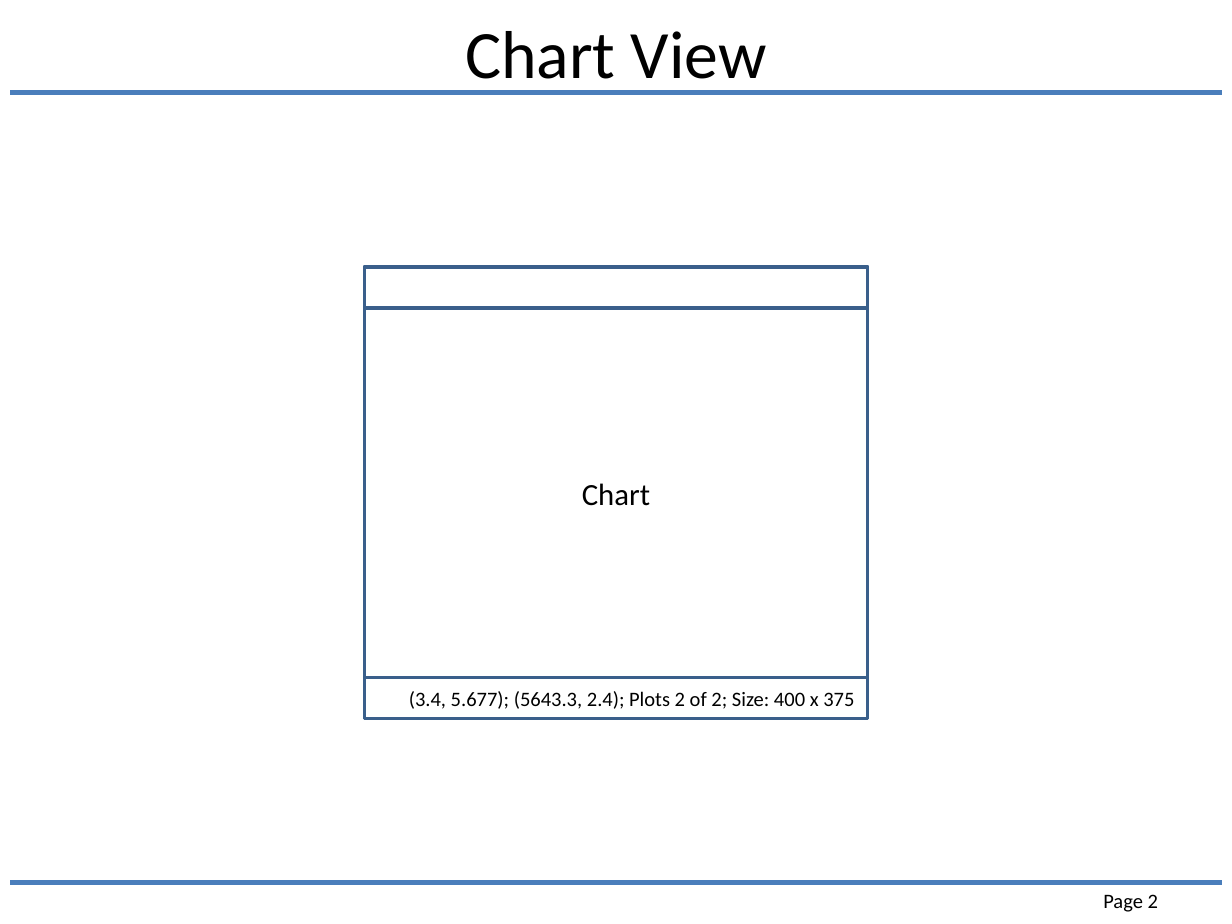
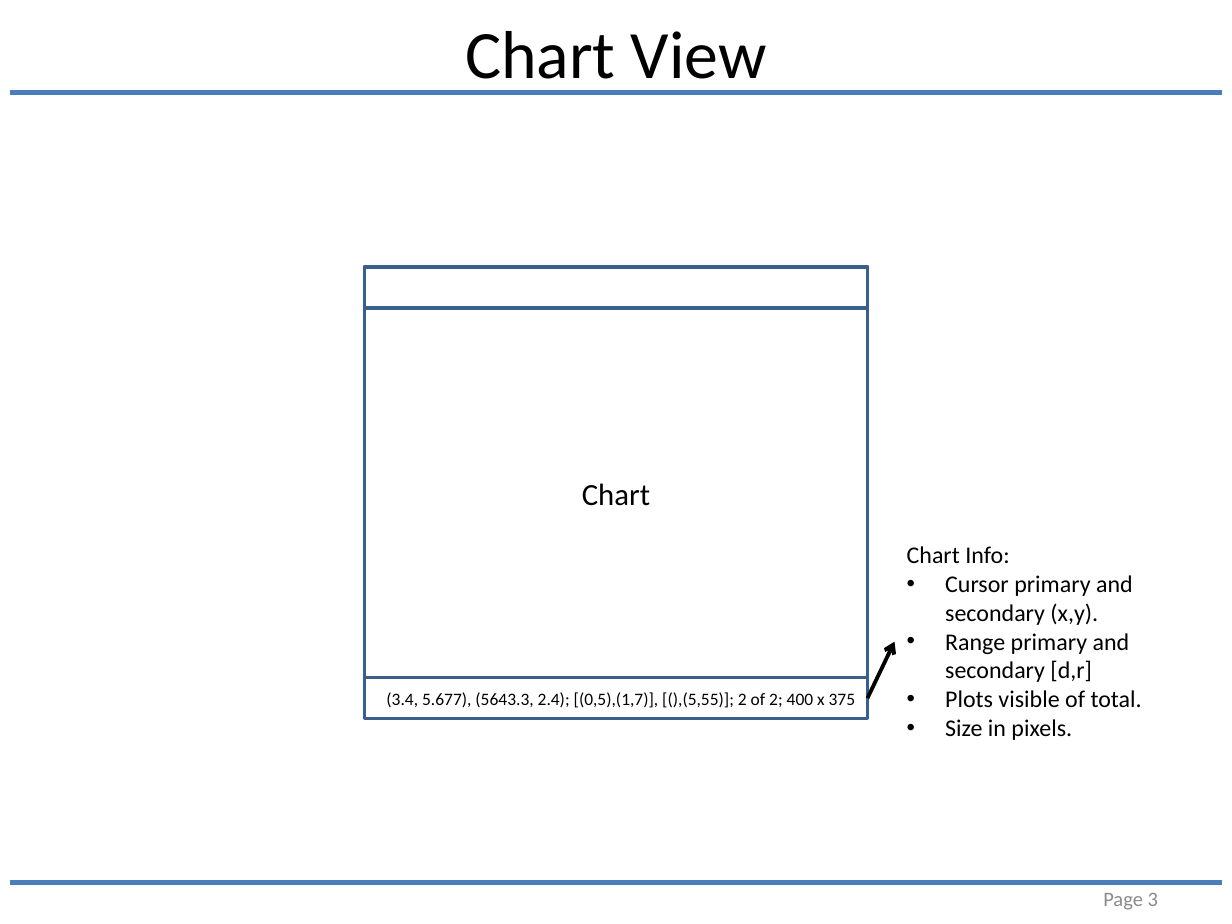
Before and after one commit to joesgordon/gordoza-code, a slide deck: slide 3 of java/JChartLib/docs/ui_framing.pptx (slide 2 before the commit). Drawn at 1232x924 pixels with LibreOffice and Linux fonts; fonts in the diff are those of the drawing; background and template pictures are left out. Boxes give left, top, right and bottom in pixels: in the first picture for what was removed or moved away, otherwise in the second. Text is boxed around its words. In the diff, an @@ line names an element or a change of style, - is before the commit and + after.

```diff
--- a/java/JChartLib/docs/ui_framing.pptx
+++ b/java/JChartLib/docs/ui_framing.pptx
@@ text added at [907,546,1142,740], 14 pt, text #000000 @@
+Chart Info:
+• Cursor primary and secondary (x,y).
+• Range primary and secondary [d,r]
+• Plots visible of total.
+• Size in pixels.
@@ arrow added from (867, 699) to (894, 642), #000000 2.25 pt @@
@@ text in rectangle at [386,692,856,708]: text changed; size 12 to 10.2 pt @@
-(3.4, 5.677); (5643.3, 2.4); Plots 2 of 2; Size: 400 x 375
+(3.4, 5.677), (5643.3, 2.4); [(0,5),(1,7)], [(),(5,55)]; 2 of 2; 400 x 375
@@ page number at [1103,893,1158,910]: text changed; text colour #000000 to #8C8C8C @@
-Page 2
+Page 3
```
Also in this commit, not shown: 2 other slides changed, 3 slides added, 3 other files.
